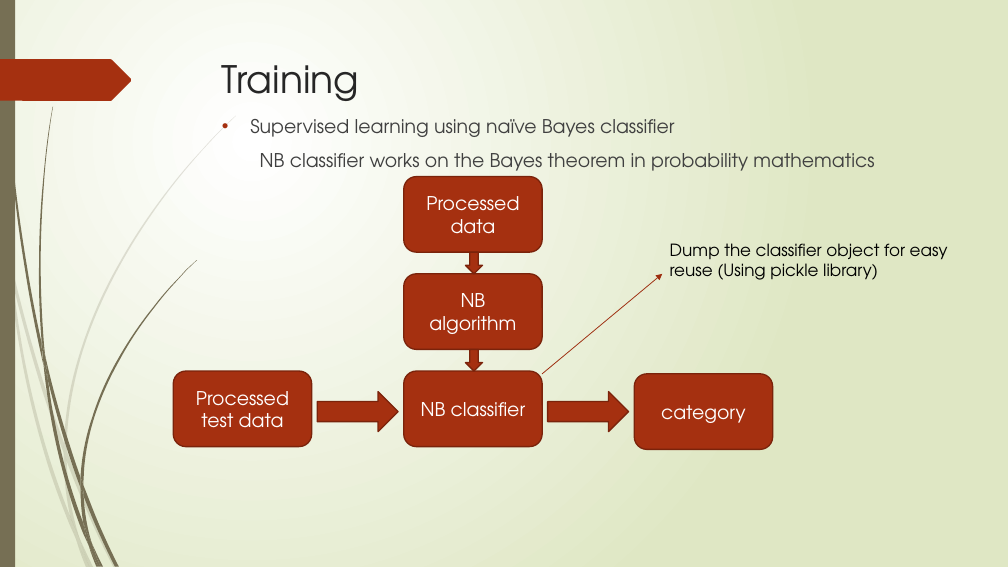
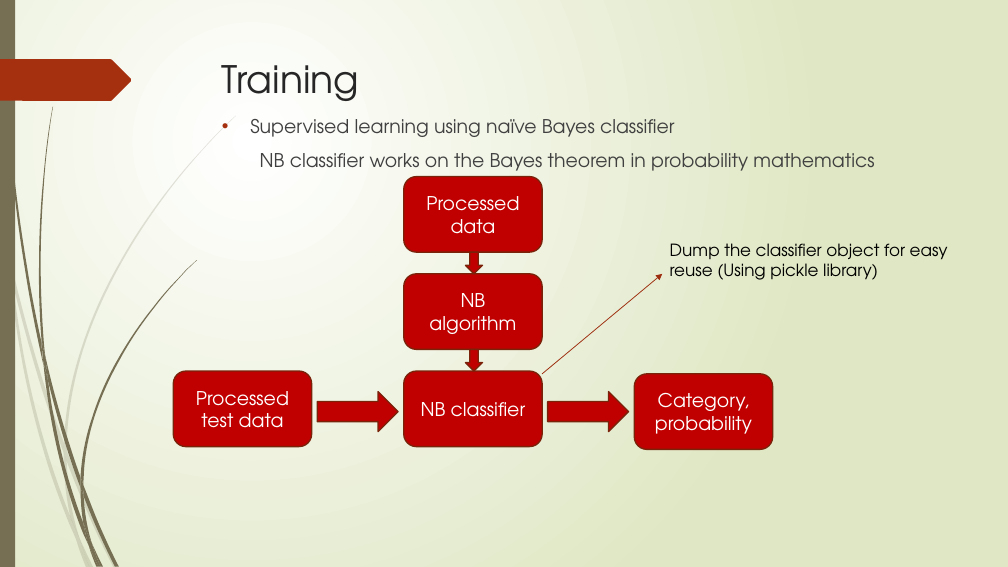
Before and after one commit to sujithcp/NewsAnalyser, a slide deck: slide 5 of presentation/Project.pptx. Drawn at 1008x567 pixels with LibreOffice and Linux fonts; fonts in the diff are those of the drawing. Boxes give left, top, right and bottom in pixels: in the first picture for what was removed or moved away, otherwise in the second. Text is boxed around its words. In the diff, an @@ line names an element or a change of style, - is before the commit and + after.

```diff
--- a/presentation/Project.pptx
+++ b/presentation/Project.pptx
@@ fill #A53010 to #C00000 in 9 elements at (404, 177, 542, 253), (404, 274, 542, 349), (404, 371, 542, 447), (173, 371, 312, 447), (634, 374, 773, 449), (466, 253, 483, 274), (466, 349, 483, 371), (318, 392, 399, 432), (547, 392, 628, 432) @@
@@ text in rounded rectangle at (655, 392, 752, 434): text changed @@
-category
+Category, probability
```
Also in this commit, not shown: 7 other slides changed, 2 slides added, 1 slide removed, 1 other file.
